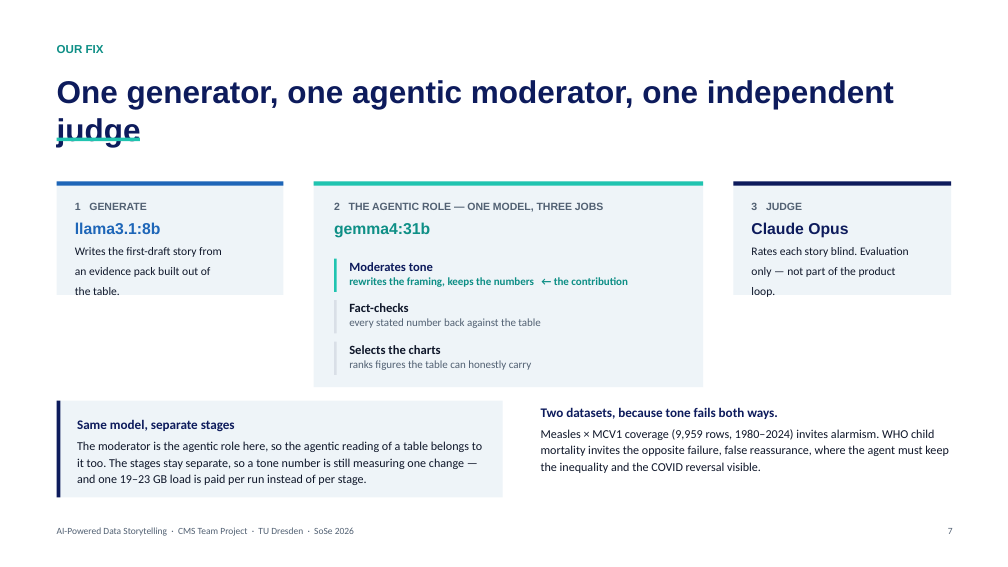
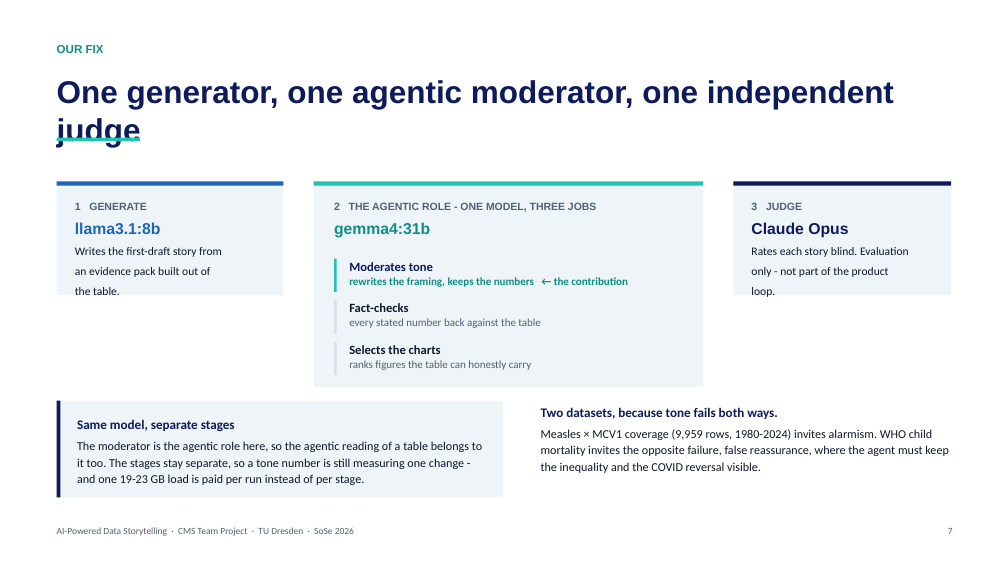
Before and after one commit to memoelsamadony/ai-powered-data-storytelling, a slide deck: slide 7 of presentation/AI-Storytelling-Final-Talk.pptx. Drawn at 1008x567 pixels with LibreOffice and Linux fonts; fonts in the diff are those of the drawing. Boxes give left, top, right and bottom in pixels: in the first picture for what was removed or moved away, otherwise in the second. Text is boxed around its words. In the diff, an @@ line names an element or a change of style, - is before the commit and + after.

```diff
--- a/presentation/AI-Storytelling-Final-Talk.pptx
+++ b/presentation/AI-Storytelling-Final-Talk.pptx
@@ text at (x1=334, y1=202, x2=597, y2=212): text changed @@
-2 THE AGENTIC ROLE — ONE MODEL, THREE JOBS
+2 THE AGENTIC ROLE - ONE MODEL, THREE JOBS
@@ text at (x1=751, y1=247, x2=909, y2=297): text changed @@
-Rates each story blind. Evaluation
-only — not part of the product
-loop.
+Rates each story blind. Evaluation
+only - not part of the product
+loop.
@@ text at (x1=77, y1=441, x2=482, y2=485): text changed @@
-The moderator is the agentic role here, so the agentic reading of a table belongs to it too. The stages stay separate, so a tone number is still measuring one change — and one 19–23 GB load is paid per run instead of per stage.
+The moderator is the agentic role here, so the agentic reading of a table belongs to it too. The stages stay separate, so a tone number is still measuring one change - and one 19-23 GB load is paid per run instead of per stage.
@@ text at (x1=541, y1=429, x2=948, y2=473): text changed @@
-Measles × MCV1 coverage (9,959 rows, 1980–2024) invites alarmism. WHO child mortality invites the opposite failure, false reassurance, where the agent must keep the inequality and the COVID reversal visible.
+Measles × MCV1 coverage (9,959 rows, 1980-2024) invites alarmism. WHO child mortality invites the opposite failure, false reassurance, where the agent must keep the inequality and the COVID reversal visible.
```
Also in this commit, not shown: 10 other slides changed, 24 other files.
